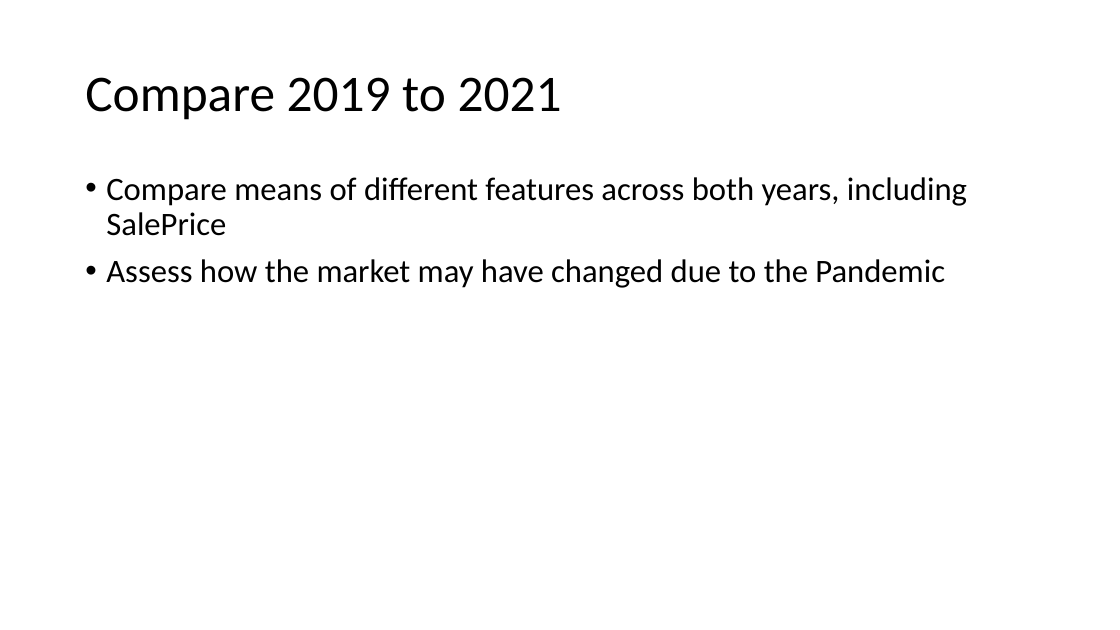
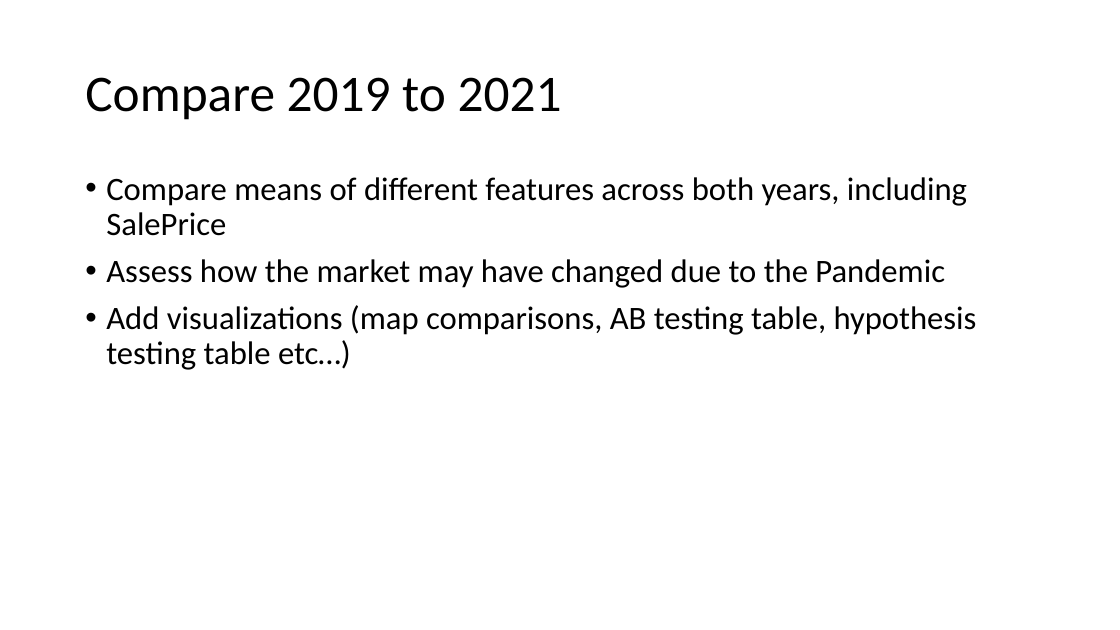
Before and after one commit to lelandjmurrin/Ames_Housing_Project, a slide deck: slide 9 of Ames_Housing_Project_Presentation.pptx (slide 8 before the commit). Drawn at 1120x630 pixels with LibreOffice and Linux fonts; fonts in the diff are those of the drawing. Boxes give left, top, right and bottom in pixels: in the first picture for what was removed or moved away, otherwise in the second. Text is boxed around its words. In the diff, an @@ line names an element or a change of style, - is before the commit and + after.

```diff
--- a/Ames_Housing_Project_Presentation.pptx
+++ b/Ames_Housing_Project_Presentation.pptx
@@ text at [106, 305, 977, 370]: paragraph added @@
+• Add visualizations (map comparisons, AB testing table, hypothesis testing table etc…)
```
Also in this commit, not shown: 5 other slides changed, 3 slides added, 1 other file.
